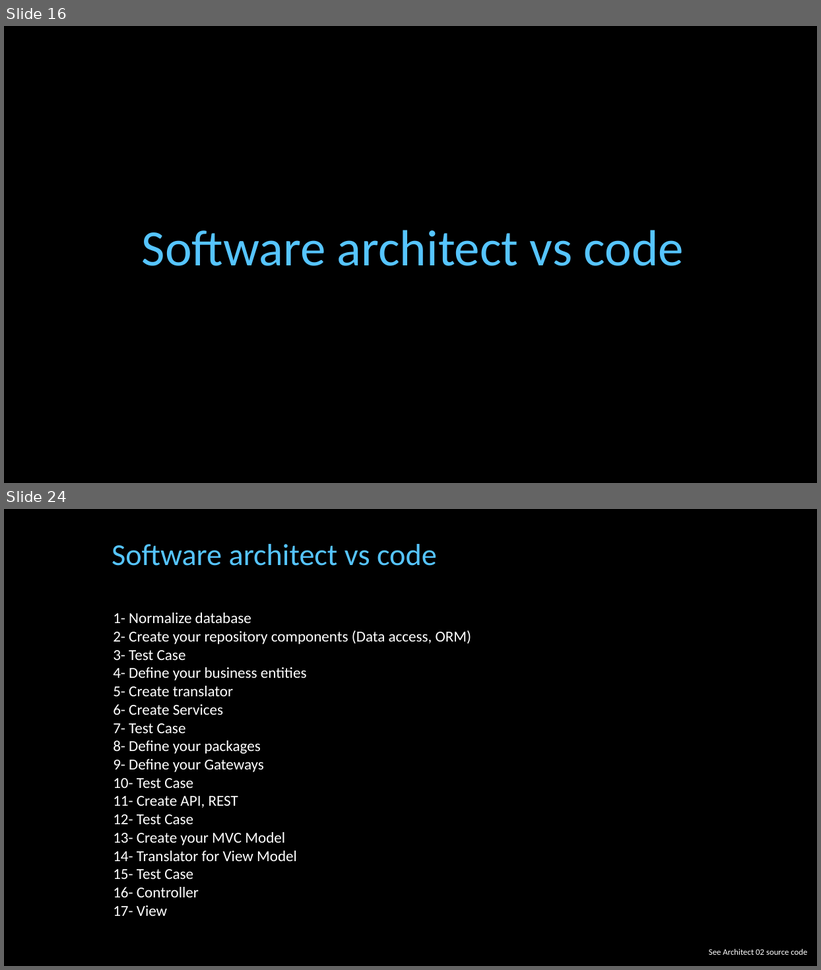
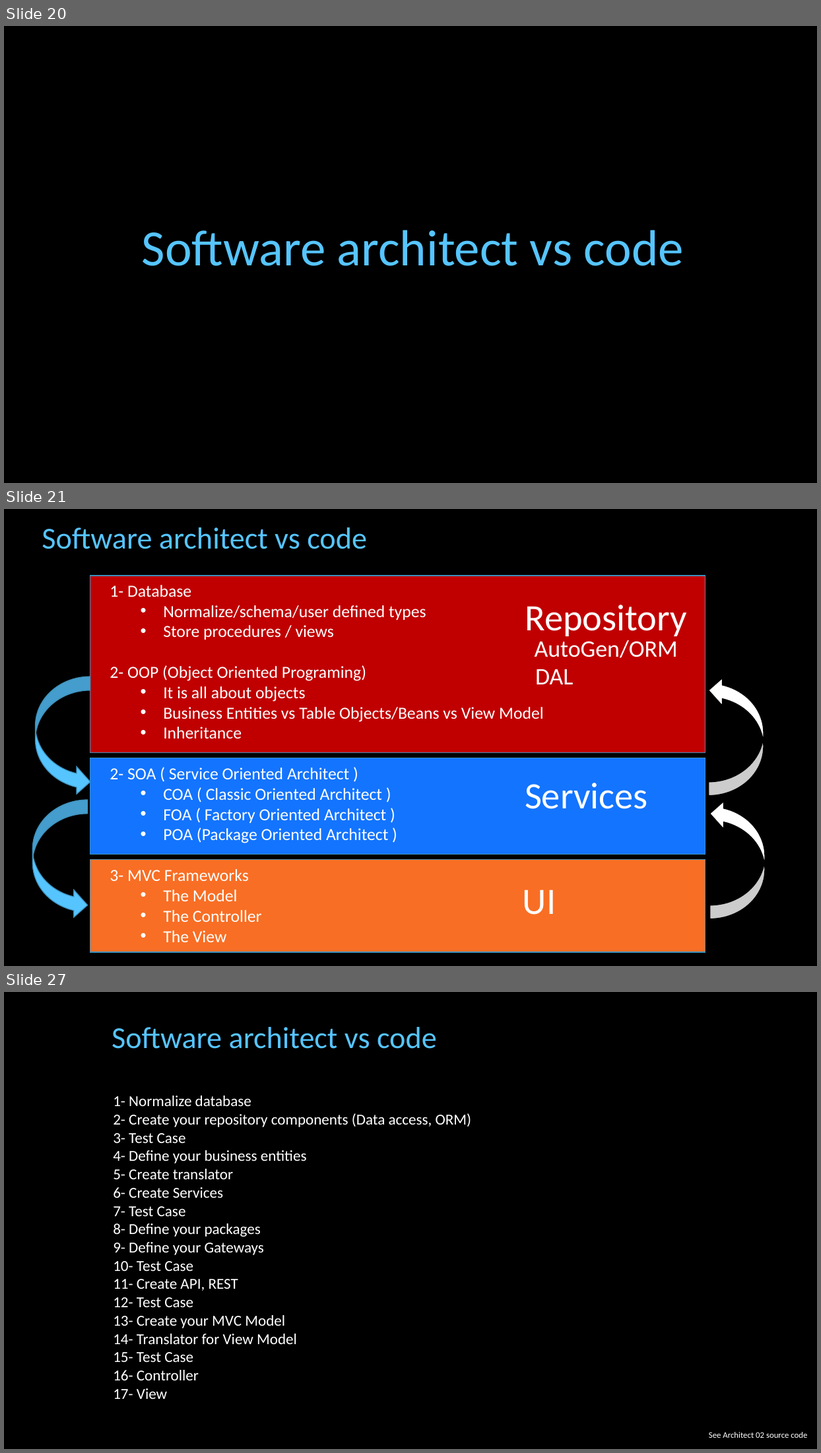
Before and after one commit to cfclick/CFSummit2016, a slide deck: powerpoint/architect/Architectural Perspective for ColdFusion Applications.pptx. Shown one above the other, each under a label of ours: slides 16 and 24 before the commit, slides 20, 21 and 27 after it; the slides between them are not shown. The pictures are 821x970 and 821x1453 pixels, drawn with LibreOffice and Linux fonts; fonts in the diff are those of the drawing; background and template pictures are left out. Boxes give left, top, right and bottom in pixels: in the first picture for what was removed or moved away, otherwise in the second. Text is boxed around its words. In the diff, an @@ line names an element or a change of style, - is before the commit and + after.

```diff
--- a/powerpoint/architect/Architectural Perspective for ColdFusion Applications.pptx
+++ b/powerpoint/architect/Architectural Perspective for ColdFusion Applications.pptx
@@ slide 21 added at (x1=4, y1=509, x2=817, y2=966), background picture (left out) @@
@@ text added at (x1=42, y1=527, x2=367, y2=549), 36 pt, text #56C5FF @@
+Software architect vs code
@@ rectangle added at (x1=90, y1=576, x2=705, y2=753), fill #C00000, outline #4092BD 1 pt @@
@@ text added at (x1=110, y1=585, x2=544, y2=943), 20 pt, text #FFFFFF @@
+1- Database
+  • Normalize/schema/user defined types
+  • Store procedures / views
+2- OOP (Object Oriented Programing)
+  • It is all about objects
+  • Business Entities vs Table Objects/Beans vs View Model
+  • Inheritance
+2- SOA ( Service Oriented Architect )
+  • COA ( Classic Oriented Architect )
+  • FOA ( Factory Oriented Architect )
+  • POA (Package Oriented Architect )
+3- MVC Frameworks
+  • The Model
+  • The Controller
+  • The View
@@ text added at (x1=525, y1=605, x2=687, y2=636), 44 pt, text #FFFFFF @@
+Repository
@@ text added at (x1=535, y1=640, x2=678, y2=658), 28 pt, text #FFFFFF @@
+AutoGen/ORM
@@ curved right arrow added at (x1=35, y1=677, x2=90, y2=795), fill #56C5FF, outline #4092BD 1 pt @@
@@ text added at (x1=535, y1=669, x2=573, y2=685), 28 pt, text #FFFFFF @@
+DAL
@@ curved right arrow added at (x1=708, y1=677, x2=764, y2=795), fill #FFFFFF, outline #000000 1 pt @@
@@ rectangle added at (x1=90, y1=758, x2=705, y2=854), fill #1474FF, outline #4092BD 1 pt @@
@@ text added at (x1=525, y1=783, x2=648, y2=809), 44 pt, text #FFFFFF @@
+Services
@@ curved right arrow added at (x1=32, y1=800, x2=88, y2=919), fill #56C5FF, outline #4092BD 1 pt @@
@@ curved right arrow added at (x1=710, y1=800, x2=765, y2=919), fill #FFFFFF, outline #000000 1 pt @@
@@ rectangle added at (x1=90, y1=859, x2=705, y2=953), fill #F86E24, outline #4092BD 1 pt @@
@@ text added at (x1=523, y1=890, x2=556, y2=915), 44 pt, text #FFFFFF @@
+UI
@@ what was slide 16 is now slide 20 @@
@@ what was slide 24 is now slide 27 @@
```
Also in this commit, not shown: 14 slides changed, 5 other slides added, 3 slides removed, 9 other files.
